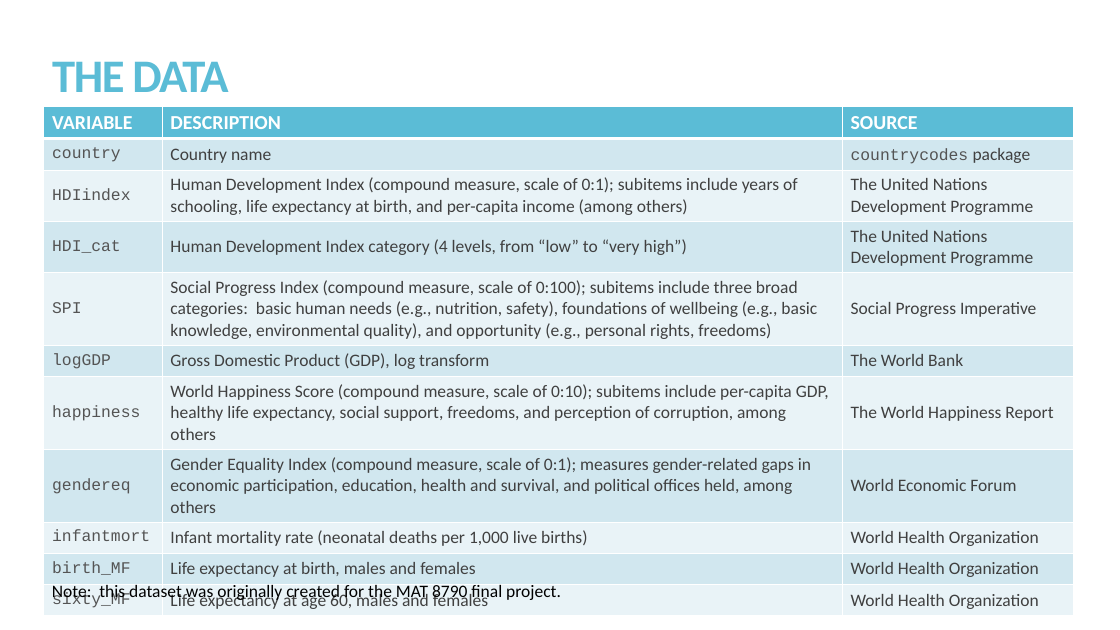
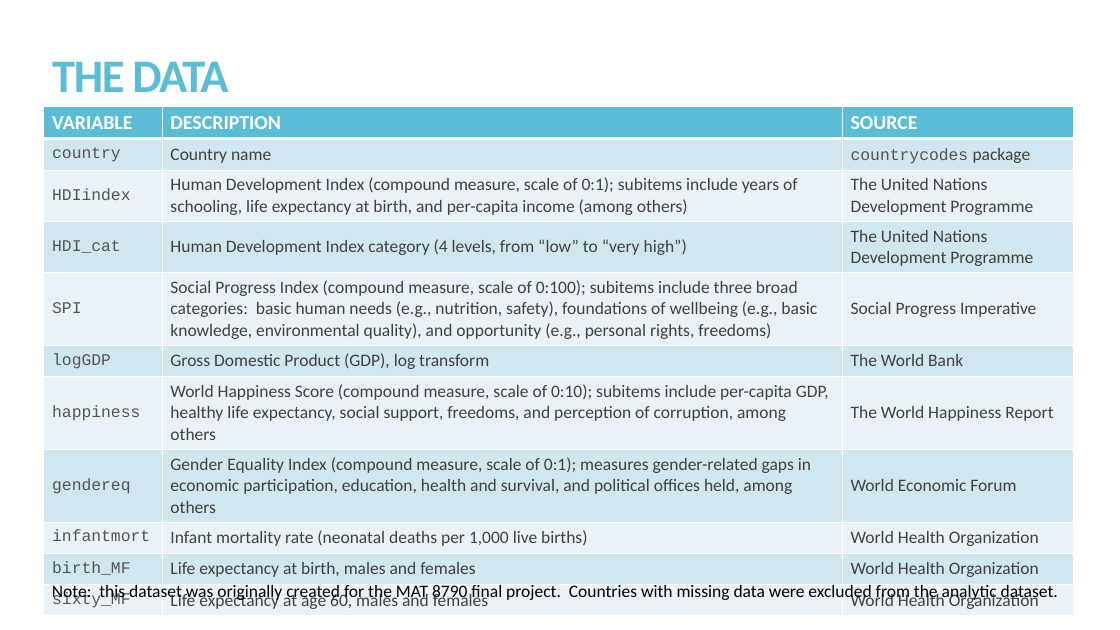
Before and after one commit to kmprioliPROF/MAT_8452_Final_Project, a slide deck: slide 5 of Prioli_Final_Proj.pptx. Drawn at 1120x630 pixels with LibreOffice and Linux fonts; fonts in the diff are those of the drawing. Boxes give left, top, right and bottom in pixels: in the first picture for what was removed or moved away, otherwise in the second. Text is boxed around its words. In the diff, an @@ line names an element or a change of style, - is before the commit and + after.

```diff
--- a/Prioli_Final_Proj.pptx
+++ b/Prioli_Final_Proj.pptx
@@ text at bbox=[52, 584, 1058, 602]: text changed @@
-Note: this dataset was originally created for the MAT 8790 final project.
+Note: this dataset was originally created for the MAT 8790 final project. Countries with missing data were excluded from the analytic dataset.
```
Also in this commit, not shown: 2 other slides changed.
